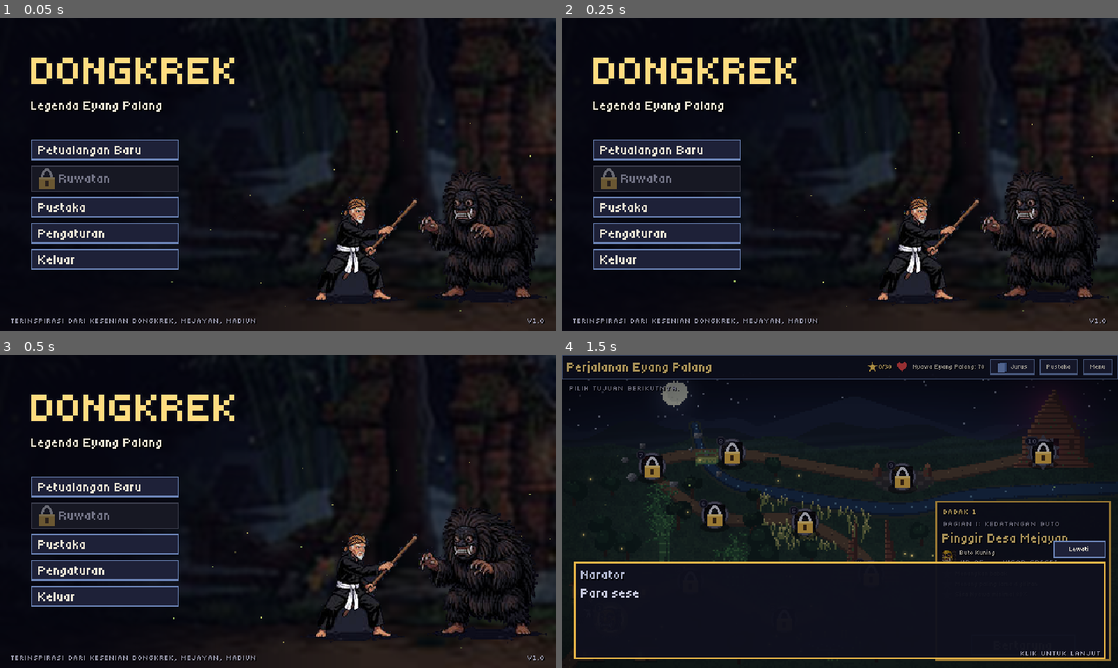
Above: before the commit, frames 1-4 (two rows, left to right).
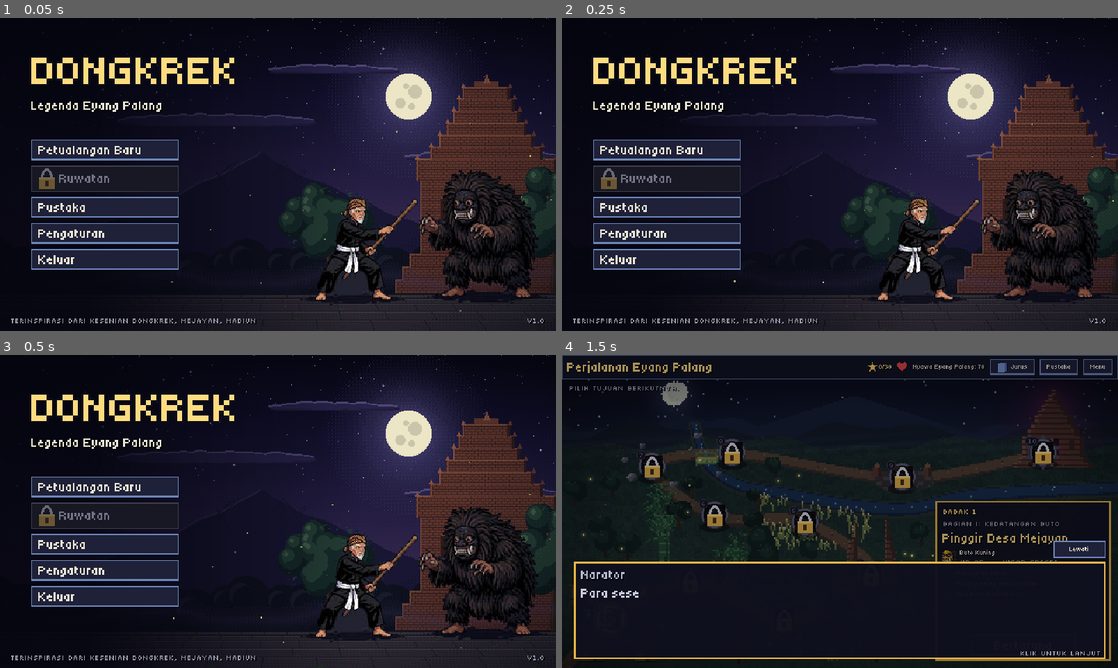
Above: after the commit, the same moments.

Repository: imamabidin999-maker/GDD
Game: Godot game, scene res://scenes/main_menu/main_menu.tscn
The game is run twice, just before and just after one commit, with the same random seed, the same clock (stepped at 60 frames per second) and the same inputs.
Inputs (mouse positions are in pixels of both pictures, inside the frame that each line leads up to):
- Up to frame 1 (0.05 s): no input
- Up to frame 2 (0.25 s): no input
- Up to frame 3 (0.5 s): no input
- Up to frame 4 (1.5 s): click "Petualangan Baru" at 0.5 s; tap Enter (ui_accept) at 1.25 s; drag from (612, 617) to (895, 442) at 1.27 s

The runs differ from the first frame. In frame 1, 22% of the frame differs, in the area x 18-100%, y 0-100%; in frame 2, 22%; in frame 3, 22%; in frame 4, nothing differs.

Commit message:
Tahap 19: latar baru untuk setiap tempat
Masukan: latar terlalu pecah dan terkesan buatan AI, dan semua babak
memakai latar yang sama. Latar lama memang hanya desain 160x160 yang
diperbesar 4x lalu diburamkan.

Latar sekarang digambar piksel demi piksel oleh tools/build_backgrounds.py
di ukuran asli layar (640x360, ditambah tepi 8 piksel untuk guncangan
layar): palet malam terbatas, gradasi berpola Bayer, cahaya bulan dari
kiri atas, tanpa pemburaman. Hasilnya tajam di 1280x720.

- Babak 1 Pinggir Desa Mejayan: rumah limasan berlampu, gardu ronda
  dengan kentongan, kelapa, pagar bambu, Gunung Wilis.
- 2 Rumpun Bambu Wingit: lorong bambu melengkung, berkas cahaya bulan,
  kabut penyakit kehijauan.
- 3 Sendang Larangan: kolam yang airnya memerah, pancuran bambu,
  beringin berakar gantung, sesajen.
- 4 Gapura Candi Tua: candi bentar bata merah dengan bulan di celahnya,
  tembok pagar, kamboja berbunga, jalan batu.
- 5 Tegal Ilalang: padang ilalang di bawah langit yang memerah.
- 6 Alas Jati Peteng: hutan jati gelap, kabut racun hijau.
- 7 Kali Watu: sungai deras berbatu, batu-batu besar yang retak.
- 8 Jembatan Pring: jembatan bambu gantung di atas jurang, bulan pucat.
- 9 Pelataran Candi: candi induk, empat candi perwara, obor menyala.
- 10 Candi Pagebluk: candi dengan pintu menyala merah, pohon mati,
  kabut pagebluk ungu.
- Menu dan Pustaka: candi di bawah bulan purnama. Ending: Desa Mejayan
  saat fajar. Ruwatan memakai latar babak yang cocok dengan langkahnya.

Bulan tidak ditaruh di area ikon niat Buto supaya ikon tetap terbaca.
Latar lama (battle_candi, menu_candi) dihapus.

Co-Authored-By: Claude Opus 5.5 <noreply@anthropic.com>
Claude-Session: https://claude.ai/code/session_01RN44zxTQExDTtL4zMHo3f7

Diff:
--- a/core/progress/ruwatan_run.gd
+++ b/core/progress/ruwatan_run.gd
@@ -58,10 +58,8 @@
 const SECOND_HP_MULT := 1.05
 ## Keluarga kartu yang boleh ada di deck simpanan.
 const DECK_FAMILIES: Array[String] = ["serang", "fokus", "taktik", "bedug", "kentongan", "korek", "gong", "kenong"]
-const TINTS: Array[Color] = [
-	Color(1, 1, 1), Color(0.82, 1.0, 0.88), Color(1, 1, 1), Color(1.0, 0.95, 0.8),
-	Color(0.74, 0.92, 0.8), Color(1, 1, 1), Color(1.0, 0.84, 0.84), Color(0.92, 0.72, 0.78),
-]
+## Latar battle yang boleh dipakai tiap langkah (nomor babak cerita).
+const BACKGROUND_POOLS: Array = [[1, 2, 3, 4], [1, 2, 3, 4], [], [5, 6, 7, 8], [5, 6, 7, 8], [], [9], [10]]
 
 var level: int = 1
 var seed_value: int = 0
@@ -83,6 +81,8 @@
 var foes: Array = []
 ## Kejadian tiap langkah ("" kalau bukan langkah kejadian).
 var events: Array[String] = []
+## Latar tiap langkah (nomor babak cerita, 0 untuk kejadian).
+var backgrounds: Array[int] = []
 
 
 ## Ruwatan baru di tingkat `level` dengan deck awal `starter`.
@@ -189,7 +189,8 @@
 	stage.enemies = enemy_specs(index)
 	stage.is_boss = index >= 0 and index < STEPS.size() and STEPS[index] == Step.BOSS
 	stage.music = "boss" if stage.is_boss else "battle"
-	stage.background_tint = TINTS[clampi(index, 0, TINTS.size() - 1)]
+	if index >= 0 and index < backgrounds.size() and backgrounds[index] > 0:
+		stage.background = "res://assets/backgrounds/stage_%d.png" % backgrounds[index]
 	return stage
 
 
@@ -256,6 +257,7 @@
 	rng.seed = seed_value
 	foes.clear()
 	events.clear()
+	backgrounds.clear()
 	var picked_events: Array[String] = []
 	var last_lead := -1
 	for i: int in STEPS.size():
@@ -285,6 +287,10 @@
 				picked_events.append(event_id)
 		foes.append(group)
 		events.append(event_id)
+		var pool: Array = BACKGROUND_POOLS[i].duplicate()
+		if i > 0 and backgrounds[i - 1] > 0 and pool.size() > 1:
+			pool.erase(backgrounds[i - 1])
+		backgrounds.append(int(pool[rng.randi_range(0, pool.size() - 1)]) if not pool.is_empty() else 0)
 
 
 func _pick_color(rng: RandomNumberGenerator, avoid: Array) -> EnemyButo.ButoType:
--- a/data/definitions/stage_data.gd
+++ b/data/definitions/stage_data.gd
@@ -16,7 +16,11 @@
 @export var is_boss: bool = false
 ## Posisi titik stage di peta (koordinat layar 640x360).
 @export var map_position: Vector2 = Vector2.ZERO
-## Warna yang dikalikan ke latar battle, supaya tiap stage terasa berbeda.
+## Gambar latar battle (656x376, tepi 8 piksel untuk guncangan layar).
+## Kosong berarti latar bawaan.
+@export var background: String = ""
+## Warna yang dikalikan ke latar battle (dipakai untuk menggelapkan atau
+## mewarnai latar yang dipakai ulang, misalnya di Ruwatan).
 @export var background_tint: Color = Color.WHITE
 @export var intro_dialog: PackedStringArray = []
 @export var victory_dialog: PackedStringArray = []
--- a/data/stages/stage_1.tres
+++ b/data/stages/stage_1.tres
@@ -13,6 +13,7 @@
 title_key = "STAGE_1_TITLE"
 enemies = Array[ExtResource("1_a25gt")]([SubResource("Resource_j0atg")])
 map_position = Vector2(56, 304)
+background = "res://assets/backgrounds/stage_1.png"
 intro_dialog = PackedStringArray("narator|S1_INTRO_1", "eyang|S1_INTRO_2", "buto_kuning|S1_INTRO_3", "eyang|S1_INTRO_4")
 victory_dialog = PackedStringArray("warga|S1_WIN_1", "eyang|S1_WIN_2")
 tutorial_dialog = PackedStringArray("eyang|TUT_1", "eyang|TUT_2", "eyang|TUT_3", "eyang|TUT_4", "eyang|TUT_5", "eyang|TUT_6")
--- a/data/stages/stage_10.tres
+++ b/data/stages/stage_10.tres
@@ -19,7 +19,7 @@
 music = "boss"
 is_boss = true
 map_position = Vector2(554, 112)
-background_tint = Color(0.92, 0.72, 0.78, 1)
+background = "res://assets/backgrounds/stage_10.png"
 intro_dialog = PackedStringArray("narator|S10_INTRO_1", "buto_hitam|S10_INTRO_2", "eyang|S10_INTRO_3", "buto_hitam|S10_INTRO_4")
 victory_dialog = PackedStringArray("buto_hitam|S10_WIN_1", "eyang|S10_WIN_2")
 tutorial_dialog = PackedStringArray()
--- a/data/stages/stage_2.tres
+++ b/data/stages/stage_2.tres
@@ -21,7 +21,7 @@
 title_key = "STAGE_2_TITLE"
 enemies = Array[ExtResource("1_kerdy")]([SubResource("Resource_hqhm8"), SubResource("Resource_yeio0")])
 map_position = Vector2(148, 260)
-background_tint = Color(0.82, 1, 0.88, 1)
+background = "res://assets/backgrounds/stage_2.png"
 intro_dialog = PackedStringArray("narator|S2_INTRO_1", "buto_hijau|S2_INTRO_2", "eyang|S2_INTRO_3")
 victory_dialog = PackedStringArray("eyang|S2_WIN_1", "narator|S2_WIN_2")
 tutorial_dialog = PackedStringArray()
--- a/data/stages/stage_3.tres
+++ b/data/stages/stage_3.tres
@@ -22,7 +22,7 @@
 title_key = "STAGE_3_TITLE"
 enemies = Array[ExtResource("1_43std")]([SubResource("Resource_royyr"), SubResource("Resource_vhivs")])
 map_position = Vector2(256, 304)
-background_tint = Color(0.82, 0.88, 1.06, 1)
+background = "res://assets/backgrounds/stage_3.png"
 intro_dialog = PackedStringArray("narator|S3_INTRO_1", "buto_merah|S3_INTRO_2", "eyang|S3_INTRO_3")
 victory_dialog = PackedStringArray("eyang|S3_WIN_1", "roro_ayu|S3_WIN_2")
 tutorial_dialog = PackedStringArray()
--- a/data/stages/stage_4.tres
+++ b/data/stages/stage_4.tres
@@ -22,7 +22,7 @@
 title_key = "STAGE_4_TITLE"
 enemies = Array[ExtResource("1_jo0md")]([SubResource("Resource_h60s2"), SubResource("Resource_cbve7")])
 map_position = Vector2(356, 252)
-background_tint = Color(1, 0.9, 0.82, 1)
+background = "res://assets/backgrounds/stage_4.png"
 intro_dialog = PackedStringArray("narator|S4_INTRO_1", "buto_putih|S4_INTRO_2", "eyang|S4_INTRO_3")
 victory_dialog = PackedStringArray("eyang|S4_WIN_1", "narator|S4_WIN_2", "buto_hitam|S4_WIN_3", "narator|S4_WIN_4")
 tutorial_dialog = PackedStringArray()
--- a/data/stages/stage_5.tres
+++ b/data/stages/stage_5.tres
@@ -24,7 +24,7 @@
 title_key = "STAGE_5_TITLE"
 enemies = Array[ExtResource("1_xvkfg")]([SubResource("Resource_m87ml"), SubResource("Resource_alyot")])
 map_position = Vector2(280, 192)
-background_tint = Color(1, 0.95, 0.8, 1)
+background = "res://assets/backgrounds/stage_5.png"
 intro_dialog = PackedStringArray("narator|S5_INTRO_1", "buto_kuning|S5_INTRO_2", "roro_ayu|S5_INTRO_3", "eyang|S5_INTRO_4")
 victory_dialog = PackedStringArray("eyang|S5_WIN_1", "roro_ayu|S5_WIN_2")
 tutorial_dialog = PackedStringArray()
--- a/data/stages/stage_6.tres
+++ b/data/stages/stage_6.tres
@@ -25,7 +25,7 @@
 title_key = "STAGE_6_TITLE"
 enemies = Array[ExtResource("1_k5mlm")]([SubResource("Resource_ea4jj"), SubResource("Resource_rs24f")])
 map_position = Vector2(176, 184)
-background_tint = Color(0.74, 0.92, 0.8, 1)
+background = "res://assets/backgrounds/stage_6.png"
 intro_dialog = PackedStringArray("narator|S6_INTRO_1", "buto_hijau|S6_INTRO_2", "eyang|S6_INTRO_3")
 victory_dialog = PackedStringArray("narator|S6_WIN_1", "eyang|S6_WIN_2")
 tutorial_dialog = PackedStringArray()
--- a/data/stages/stage_7.tres
+++ b/data/stages/stage_7.tres
@@ -25,7 +25,7 @@
 title_key = "STAGE_7_TITLE"
 enemies = Array[ExtResource("1_5qhrj")]([SubResource("Resource_5eue4"), SubResource("Resource_j04ws")])
 map_position = Vector2(104, 128)
-background_tint = Color(0.8, 0.9, 1.06, 1)
+background = "res://assets/backgrounds/stage_7.png"
 intro_dialog = PackedStringArray("narator|S7_INTRO_1", "buto_merah|S7_INTRO_2", "eyang|S7_INTRO_3")
 victory_dialog = PackedStringArray("eyang|S7_WIN_1", "narator|S7_WIN_2")
 tutorial_dialog = PackedStringArray()
--- a/data/stages/stage_8.tres
+++ b/data/stages/stage_8.tres
@@ -24,7 +24,7 @@
 title_key = "STAGE_8_TITLE"
 enemies = Array[ExtResource("1_dr2wk")]([SubResource("Resource_k5ul6"), SubResource("Resource_ok74u")])
 map_position = Vector2(196, 112)
-background_tint = Color(0.9, 0.95, 1.04, 1)
+background = "res://assets/backgrounds/stage_8.png"
 intro_dialog = PackedStringArray("narator|S8_INTRO_1", "buto_putih|S8_INTRO_2", "eyang|S8_INTRO_3")
 victory_dialog = PackedStringArray("roro_ayu|S8_WIN_1", "eyang|S8_WIN_2")
 tutorial_dialog = PackedStringArray()
--- a/data/stages/stage_9.tres
+++ b/data/stages/stage_9.tres
@@ -42,7 +42,7 @@
 title_key = "STAGE_9_TITLE"
 enemies = Array[ExtResource("1_2552q")]([SubResource("Resource_j8r6n"), SubResource("Resource_pulth"), SubResource("Resource_p2t5o"), SubResource("Resource_lyv7r")])
 map_position = Vector2(392, 140)
-background_tint = Color(1, 0.84, 0.84, 1)
+background = "res://assets/backgrounds/stage_9.png"
 intro_dialog = PackedStringArray("narator|S9_INTRO_1", "buto_merah|S9_INTRO_2", "buto_kuning|S9_INTRO_3", "eyang|S9_INTRO_4")
 victory_dialog = PackedStringArray("narator|S9_WIN_1", "buto_hitam|S9_WIN_2")
 tutorial_dialog = PackedStringArray()
--- a/scenes/battle/battle_scene.gd
+++ b/scenes/battle/battle_scene.gd
@@ -72,6 +72,9 @@
 		if _stage == null:
 			_stage = catalog.stages[0]
 
+	if _stage.background != "" and ResourceLoader.exists(_stage.background):
+		_background.texture = load(_stage.background)
+		_background.position = Vector2(-8, -8)
 	_background.modulate = _stage.background_tint
 	_add_fireflies()
 	_setup_hero()
--- a/scenes/battle/battle_scene.tscn
+++ b/scenes/battle/battle_scene.tscn
@@ -6,7 +6,7 @@
 [ext_resource type="Script" path="res://core/battle/systems/player_state.gd" id="4_player"]
 [ext_resource type="Script" path="res://core/battle/battle_manager.gd" id="5_bm"]
 [ext_resource type="Script" path="res://core/components/health_component.gd" id="6_health"]
-[ext_resource type="Texture2D" path="res://assets/backgrounds/battle_candi.png" id="7_bg"]
+[ext_resource type="Texture2D" path="res://assets/backgrounds/stage_1.png" id="7_bg"]
 [ext_resource type="Script" path="res://ui/battle/battle_hud.gd" id="8_hud"]
 [ext_resource type="Script" path="res://ui/battle/hand_view.gd" id="9_hand_view"]
 [ext_resource type="Script" path="res://ui/common/tooltip.gd" id="10_tooltip"]
@@ -38,7 +38,7 @@
 [node name="Background" type="Sprite2D" parent="World"]
 texture = ExtResource("7_bg")
 centered = false
-position = Vector2(0, -250)
+position = Vector2(-8, -8)
 
 [node name="Hero" type="Node2D" parent="World"]
 position = Vector2(150, 228)
--- a/scenes/ending/ending.gd
+++ b/scenes/ending/ending.gd
@@ -2,7 +2,7 @@
 ## Akhir cerita: fajar di Mejayan setelah Buto Hitam kalah, dialog penutup,
 ## lalu judul "Pagebluk Sirna" dan kredit.
 
-const BG := preload("res://assets/backgrounds/battle_candi.png")
+const BG := preload("res://assets/backgrounds/ending.png")
 const HERO := preload("res://assets/sprites/hero/eyang_palang_idle.png")
 
 var _overlay: Control
@@ -13,7 +13,7 @@
 	set_anchors_and_offsets_preset(Control.PRESET_FULL_RECT)
 	_bg = TextureRect.new()
 	_bg.texture = BG
-	_bg.position = Vector2(0, -250)
+	_bg.position = Vector2(-8, -8)
 	_bg.mouse_filter = Control.MOUSE_FILTER_IGNORE
 	_bg.modulate = Color(0.55, 0.55, 0.7)
 	add_child(_bg)
@@ -47,8 +47,8 @@
 	add_child(_overlay)
 
 	var t := create_tween().set_parallel()
-	t.tween_property(_bg, "modulate", Color(1.0, 0.92, 0.85), 6.0)
-	t.tween_property(dawn, "modulate:a", 1.0, 6.0)
+	t.tween_property(_bg, "modulate", Color.WHITE, 6.0)
+	t.tween_property(dawn, "modulate:a", 0.35, 6.0)
 	AudioManager.play_music("victory")
 	_run.call_deferred()
 
--- a/scenes/main_menu/main_menu.gd
+++ b/scenes/main_menu/main_menu.gd
@@ -3,7 +3,7 @@
 ## dan tombol Lanjutkan / Petualangan Baru / Ruwatan / Pustaka / Pengaturan /
 ## Keluar. Ruwatan terkunci sampai cerita tamat sekali.
 
-const BG := preload("res://assets/backgrounds/menu_candi.png")
+const BG := preload("res://assets/backgrounds/menu.png")
 const HERO := preload("res://assets/sprites/hero/eyang_palang_idle.png")
 const BOSS := preload("res://assets/sprites/buto/buto_hitam_idle.png")
 const VERSION := "v1.0"
@@ -30,7 +30,7 @@
 func _build_scenery() -> void:
 	var bg := TextureRect.new()
 	bg.texture = BG
-	bg.position = Vector2(0, -170)
+	bg.position = Vector2(-8, -8)
 	bg.mouse_filter = Control.MOUSE_FILTER_IGNORE
 	add_child(bg)
 	# Sisi kiri digelapkan supaya judul dan tombol mudah dibaca.
--- a/scenes/pustaka/pustaka.gd
+++ b/scenes/pustaka/pustaka.gd
@@ -2,7 +2,7 @@
 ## Pustaka: ensiklopedia kecil tentang kesenian Dongkrek, Eyang Palang, para
 ## Buto (terbuka setelah pernah dilawan), cara bermain, dan daftar kartu.
 
-const BG := preload("res://assets/backgrounds/menu_candi.png")
+const BG := preload("res://assets/backgrounds/menu.png")
 const HERO := preload("res://assets/sprites/hero/eyang_palang_idle.png")
 const BUTO_KEYS: Array[String] = ["kuning", "hijau", "merah", "putih", "hitam"]
 
@@ -19,7 +19,7 @@
 	set_anchors_and_offsets_preset(Control.PRESET_FULL_RECT)
 	var bg := TextureRect.new()
 	bg.texture = BG
-	bg.position = Vector2(0, -170)
+	bg.position = Vector2(-8, -8)
 	bg.mouse_filter = Control.MOUSE_FILTER_IGNORE
 	add_child(bg)
 	add_child(UIKit.dimmer(0.55))
--- a/scenes/ruwatan/ruwatan.gd
+++ b/scenes/ruwatan/ruwatan.gd
@@ -4,7 +4,7 @@
 ## Palang, serta langkah berikutnya (battle, kejadian, atau Buto Hitam).
 ## Berkah setelah menang dan hasil akhir Ruwatan juga ditampilkan di sini.
 
-const BG := preload("res://assets/backgrounds/battle_candi.png")
+const BG := preload("res://assets/backgrounds/stage_9.png")
 const HERO := preload("res://assets/sprites/hero/eyang_palang_idle.png")
 const HEART := preload("res://assets/ui/mini_heart.png")
 const DECK := preload("res://assets/ui/mini_deck.png")
@@ -30,8 +30,8 @@
 	set_anchors_and_offsets_preset(Control.PRESET_FULL_RECT)
 	var bg := TextureRect.new()
 	bg.texture = BG
-	bg.position = Vector2(0, -150)
-	bg.modulate = Color(0.6, 0.52, 0.78)
+	bg.position = Vector2(-8, -8)
+	bg.modulate = Color(0.62, 0.56, 0.8)
 	bg.mouse_filter = Control.MOUSE_FILTER_IGNORE
 	add_child(bg)
 	_world = Node2D.new()
--- a/tests/test_game_content.gd
+++ b/tests/test_game_content.gd
@@ -243,6 +243,17 @@
 			if a != b and a.map_position.distance_to(b.map_position) < 60.0:
 				spread_ok = false
 	check(spread_ok, "titik peta tidak bertumpuk dan tidak tertutup panel info")
+	var bg_ok := true
+	var bg_seen := {}
+	for stage: StageData in catalog.stages:
+		var tex := load(stage.background) as Texture2D if ResourceLoader.exists(stage.background) else null
+		if tex == null or tex.get_width() != 656 or tex.get_height() != 376:
+			bg_ok = false
+			print("    latar tidak ada atau ukurannya salah: ", stage.background)
+		bg_seen[stage.background] = true
+	check(bg_ok and bg_seen.size() == 10, "setiap babak punya latar sendiri berukuran 656x376")
+	for path: String in ["res://assets/backgrounds/menu.png", "res://assets/backgrounds/ending.png"]:
+		check(ResourceLoader.exists(path), "latar %s ada" % path.get_file())
 
 	print("[Berkah GameState]")
 	var gs := game_state()
--- a/tests/test_ruwatan.gd
+++ b/tests/test_ruwatan.gd
@@ -65,6 +65,13 @@
 	check(boss.is_boss and boss.music == "boss" and boss.enemies[0].buto_type == EnemyButo.ButoType.HITAM, "langkah 8: Buto Hitam")
 	check(run.enemy_specs(1)[0].max_hp == roundi(RuwatanRun.LEAD[run.enemy_specs(1)[0].buto_type][0] * RuwatanRun.SECOND_HP_MULT),
 		"battle kedua sedikit lebih alot")
+	var bg_ok := true
+	for i: int in 8:
+		var bg := run.build_stage(i).background
+		if run.is_battle_step(i) and not ResourceLoader.exists(bg):
+			bg_ok = false
+	check(bg_ok and run.build_stage(7).background.ends_with("stage_10.png") and run.build_stage(6).background.ends_with("stage_9.png"),
+		"setiap battle punya latar: candi di langkah 7, Candi Pagebluk di langkah 8")
 	var same := RuwatanRun.create(1, 7, _starter())
 	check(str(same.foes) == str(run.foes) and same.events == run.events, "seed sama, jalur sama")
 	var differs := false
--- a/tools/generate_data.gd
+++ b/tools/generate_data.gd
@@ -237,6 +237,10 @@
 
 	for stage: StageData in stages:
 		stage.chapter = 1 if stage.stage_number <= 4 else (2 if stage.stage_number <= 8 else 3)
+		# Latar digambar khusus untuk tiap tempat (tools/build_backgrounds.py),
+		# jadi warnanya tidak perlu diwarnai lagi.
+		stage.background = "res://assets/backgrounds/stage_%d.png" % stage.stage_number
+		stage.background_tint = Color.WHITE
 		stage.challenges = PackedStringArray(STAGE_CHALLENGES[stage.stage_number])
 
 	for stage: StageData in stages:
Binary file removed: assets/backgrounds/battle_candi.png
Binary file added: assets/backgrounds/ending.png
Not shown, changed: assets/backgrounds/ending.png.import
Binary file added: assets/backgrounds/menu.png
Not shown, added: assets/backgrounds/menu.png.import
Binary file removed: assets/backgrounds/menu_candi.png
Binary file added: assets/backgrounds/stage_1.png
Not shown, changed: assets/backgrounds/stage_1.png.import
Binary file added: assets/backgrounds/stage_10.png
Not shown, added: assets/backgrounds/stage_10.png.import
Binary file added: assets/backgrounds/stage_2.png
Not shown, added: assets/backgrounds/stage_2.png.import
(and 14 more such lines)
